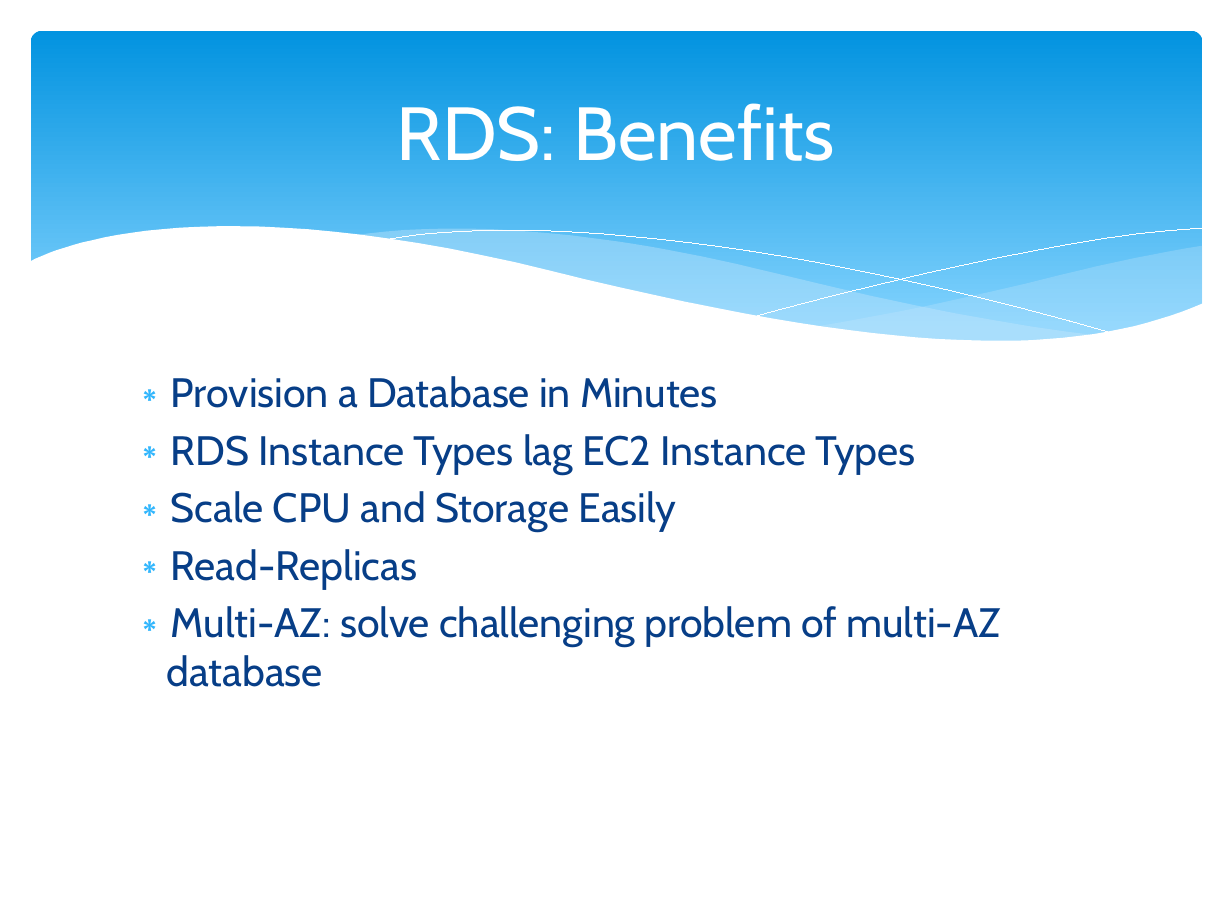
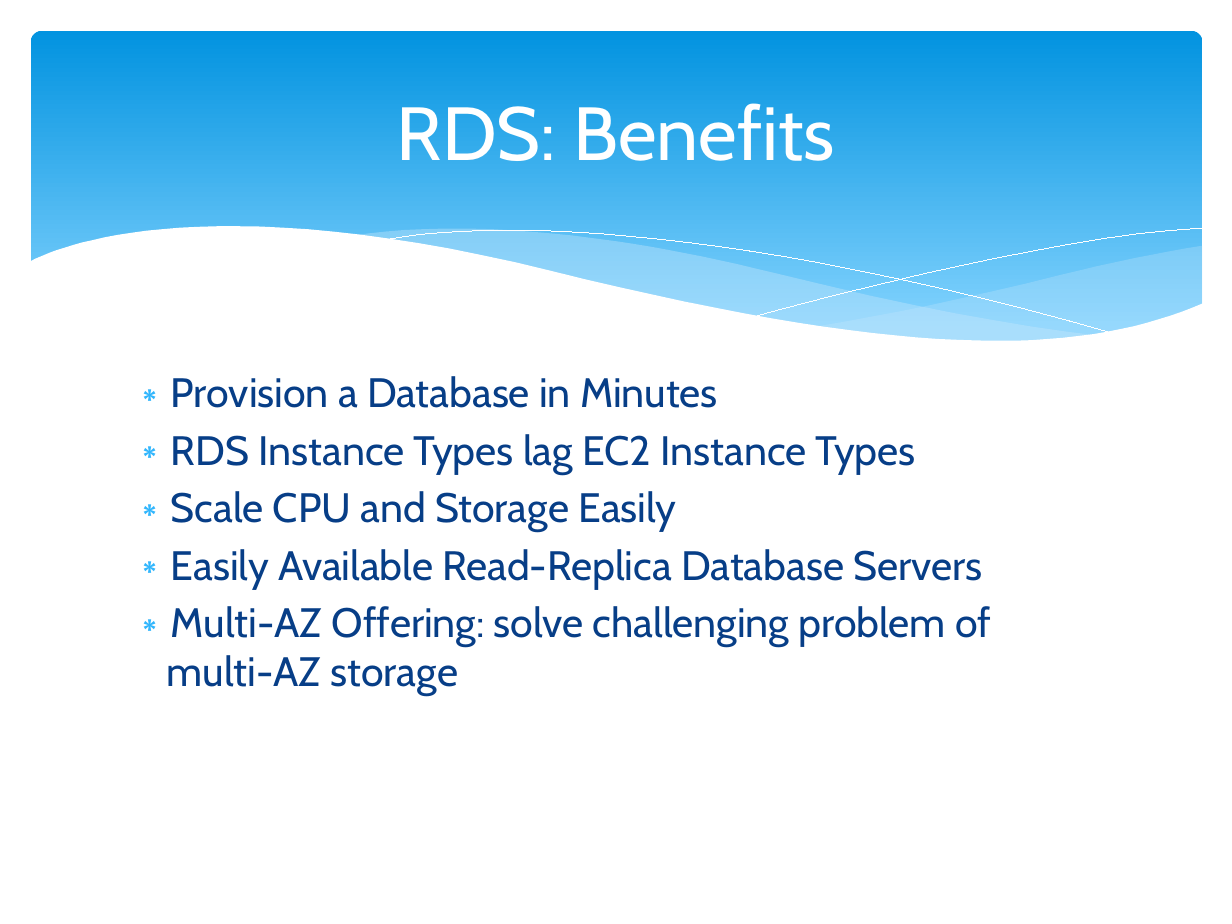
Before and after one commit to cloudavail/awstraining, a slide deck: slide 3 of aws-rds/aws-rds.pptx. Drawn at 1232x924 pixels with LibreOffice and Linux fonts; fonts in the diff are those of the drawing. Boxes give left, top, right and bottom in pixels: in the first picture for what was removed or moved away, otherwise in the second. Text is boxed around its words. In the diff, an @@ line names an element or a change of style, - is before the commit and + after.

```diff
--- a/aws-rds/aws-rds.pptx
+++ b/aws-rds/aws-rds.pptx
@@ text at <box>167,549,991,696</box>: text changed @@
-∗ Read-Replicas
-∗ Multi-AZ: solve challenging problem of multi-AZ database
+∗ Easily Available Read-Replica Database Servers
+∗ Multi-AZ Offering: solve challenging problem of multi-AZ storage
```
Also in this commit, not shown: 5 other slides changed, 1 slide added, 2 other files.
